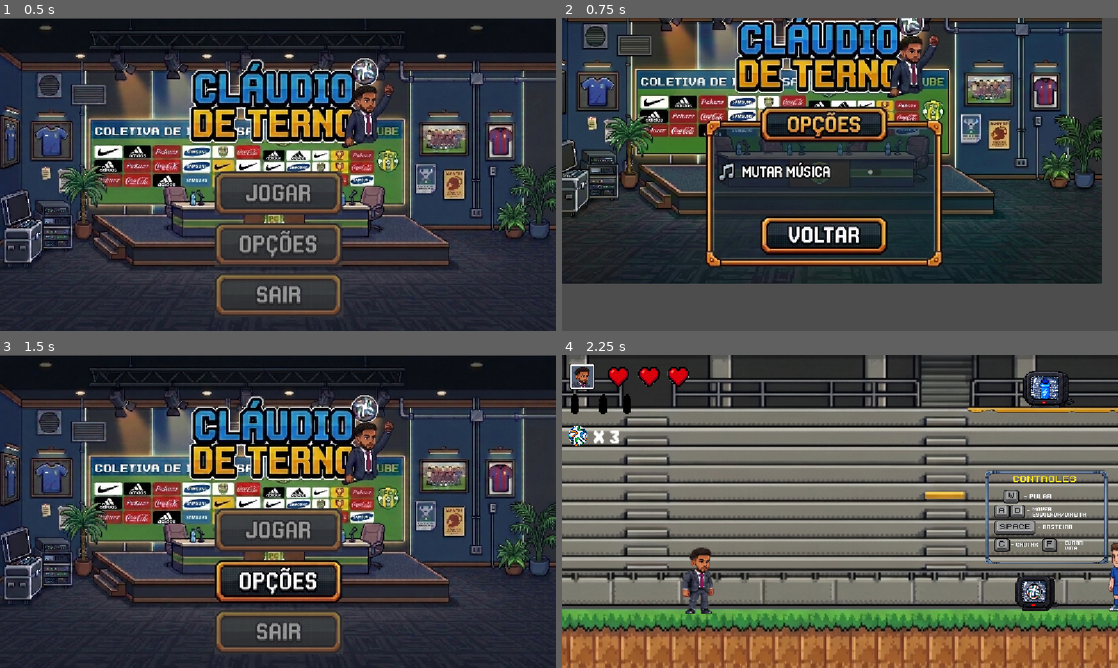
Above: before the commit, frames 1-4 (two rows, left to right).
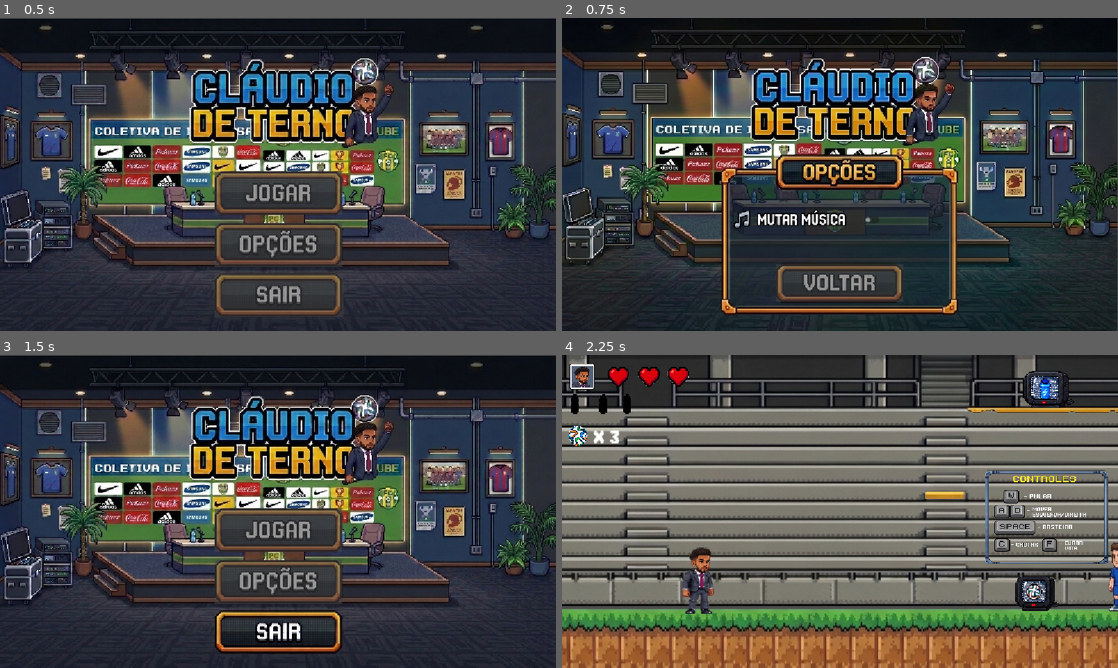
Above: after the commit, the same moments.

Repository: MicaelDosSantoss/AventurasDeUmJogador
Game: Godot game, scene res://Telas/Tela Principal/Tela_Principal.tscn
Two runs of this game, one before a commit and one after it. Both use one fixed random seed, a clock stepped at 60 frames per second and the inputs below.
Inputs (mouse positions are in pixels of both pictures, inside the frame that each line leads up to; where the layout moved, square brackets give the same spot in the first picture):
- Up to frame 1 (0.5 s): no input
- Up to frame 2 (0.75 s): click (840, 246) at 0.5 s
- Up to frame 3 (1.5 s): click (278, 621) [261, 570] at 1.25 s
- Up to frame 4 (2.25 s): click (840, 530) at 2 s

Frame 1 is identical in both runs. In frame 2, 77% of the frame differs, in the area x 0-100%, y 0-100%; in frame 3, 4.5%; in frame 4, nothing differs.

Commit message:
Adição de alguns sons no jogo.

Diff:
--- a/Aventura no Futebol/Telas/Game Over/Game_Over.tscn
+++ b/Aventura no Futebol/Telas/Game Over/Game_Over.tscn
@@ -2,6 +2,7 @@
 
 [ext_resource type="Script" uid="uid://6hwix4rq7u7p" path="res://Telas/Game Over/game_over.gd" id="1_j03h3"]
 [ext_resource type="Texture2D" uid="uid://bj5o74h8bw4rl" path="res://Telas/Game Over/Tela_GameOver.png" id="2_4m77x"]
+[ext_resource type="AudioStream" uid="uid://uc0f1jcky180" path="res://Sons/derrota.wav" id="3_4m77x"]
 
 [sub_resource type="StyleBoxFlat" id="StyleBoxFlat_j03h3"]
 bg_color = Color(0.26666668, 0.26666668, 0.26666668, 0.5568628)
@@ -47,5 +48,9 @@
 theme_override_styles/pressed = SubResource("StyleBoxFlat_ts7i7")
 theme_override_styles/hover = SubResource("StyleBoxFlat_w2h20")
 
+[node name="AudioStreamPlayer" type="AudioStreamPlayer" parent="." unique_id=1925013224]
+stream = ExtResource("3_4m77x")
+autoplay = true
+
 [connection signal="pressed" from="Button_TentarNovamente" to="." method="reiniciar"]
 [connection signal="pressed" from="Button_Desistir" to="." method="desistir"]
--- a/Aventura no Futebol/Telas/Opcoes/Opcoes.tscn
+++ b/Aventura no Futebol/Telas/Opcoes/Opcoes.tscn
@@ -2,6 +2,7 @@
 
 [ext_resource type="Script" uid="uid://bg5of3ae48xxk" path="res://Telas/Opcoes/opcoes.gd" id="1_oj8uf"]
 [ext_resource type="Texture2D" uid="uid://q2gkbdhts2bc" path="res://Telas/Opcoes/Opcoes.jpg" id="2_yqj1h"]
+[ext_resource type="AudioStream" uid="uid://d1hxn54rhunu8" path="res://Sons/Musica_Tela_Principal.wav" id="3_yqj1h"]
 
 [sub_resource type="StyleBoxFlat" id="StyleBoxFlat_vxoj1"]
 bg_color = Color(0.26666668, 0.26666668, 0.26666668, 0.5568628)
@@ -16,23 +17,28 @@
 script = ExtResource("1_oj8uf")
 
 [node name="Sprite2D" type="Sprite2D" parent="." unique_id=465953905]
-position = Vector2(543, 225.99998)
+position = Vector2(574.99994, 324.99997)
 scale = Vector2(0.8563988, 0.85714287)
 texture = ExtResource("2_yqj1h")
 
 [node name="CheckButton_Musica" type="CheckButton" parent="." unique_id=1191988324]
-offset_left = 625.0
-offset_top = 307.0
-offset_right = 669.0
-offset_bottom = 331.0
+offset_left = 620.0
+offset_top = 406.0
+offset_right = 664.0
+offset_bottom = 430.0
 
 [node name="Button_Opcao" type="Button" parent="." unique_id=1173325503]
-offset_left = 412.0
-offset_top = 410.0
-offset_right = 676.0
-offset_bottom = 490.0
+offset_left = 443.0
+offset_top = 509.0
+offset_right = 707.0
+offset_bottom = 589.0
 theme_override_styles/normal = SubResource("StyleBoxFlat_vxoj1")
 theme_override_styles/pressed = SubResource("StyleBoxFlat_fwknc")
 theme_override_styles/hover = SubResource("StyleBoxFlat_gkv6l")
 
+[node name="AudioStreamPlayer" type="AudioStreamPlayer" parent="." unique_id=2074952607]
+stream = ExtResource("3_yqj1h")
+volume_db = -17.0
+autoplay = true
+
 [connection signal="pressed" from="Button_Opcao" to="." method="voltar"]
--- a/Aventura no Futebol/Telas/Tela Principal/Tela_Principal.tscn
+++ b/Aventura no Futebol/Telas/Tela Principal/Tela_Principal.tscn
@@ -2,6 +2,7 @@
 
 [ext_resource type="Script" uid="uid://drltqsppv77hc" path="res://Telas/Tela Principal/tela_principal.gd" id="1_u6y3c"]
 [ext_resource type="Texture2D" uid="uid://cqjnowk2uv38a" path="res://Telas/Tela Principal/Tela_Inicial.jpg" id="2_yx3xg"]
+[ext_resource type="AudioStream" uid="uid://d1hxn54rhunu8" path="res://Sons/Musica_Tela_Principal.wav" id="3_yx3xg"]
 
 [sub_resource type="StyleBoxFlat" id="StyleBoxFlat_jeaqj"]
 bg_color = Color(0.26666668, 0.26666668, 0.26666668, 0.5568628)
@@ -65,6 +66,11 @@
 theme_override_styles/pressed = SubResource("StyleBoxFlat_b60nf")
 theme_override_styles/hover = SubResource("StyleBoxFlat_dqduo")
 
+[node name="AudioStreamPlayer" type="AudioStreamPlayer" parent="." unique_id=1542115918]
+stream = ExtResource("3_yx3xg")
+volume_db = -17.119
+autoplay = true
+
 [connection signal="pressed" from="Button_Jogar" to="." method="iniciar_jogo"]
 [connection signal="pressed" from="Button_Opcao" to="." method="Opcao"]
 [connection signal="pressed" from="Button_Sair" to="." method="sair_jogo"]
--- a/Aventura no Futebol/cena_fase.tscn
+++ b/Aventura no Futebol/cena_fase.tscn
@@ -12,6 +12,7 @@
 [ext_resource type="PackedScene" uid="uid://duws67sos7odu" path="res://Inimigos/Inimigo (Atacante)/inimigo_atacante.tscn" id="10_qfbne"]
 [ext_resource type="PackedScene" uid="uid://d0rhxtol5hrgm" path="res://Inimigos/Inimigo (Juiz)/inimigo_juiz.tscn" id="11_k3apr"]
 [ext_resource type="PackedScene" uid="uid://1fppq3q8tfm2" path="res://Inimigos/Inimigo (Goleiro)/Inimigo_Goleiro.tscn" id="12_a81b3"]
+[ext_resource type="AudioStream" uid="uid://b0i3fy00ws62p" path="res://Sons/Cenario_principal.wav" id="13_mi15o"]
 
 [sub_resource type="RectangleShape2D" id="RectangleShape2D_l42ct"]
 size = Vector2(156.5, 1388.75)
@@ -99,3 +100,8 @@
 
 [node name="InimigoGoleiro" parent="." unique_id=1521185127 instance=ExtResource("12_a81b3")]
 position = Vector2(1566, 285)
+
+[node name="AudioStreamPlayer" type="AudioStreamPlayer" parent="." unique_id=441779716]
+stream = ExtResource("13_mi15o")
+volume_db = 3.0
+autoplay = true
--- a/Aventura no Futebol/cena_jogador2.tscn
+++ b/Aventura no Futebol/cena_jogador2.tscn
@@ -2,6 +2,12 @@
 
 [ext_resource type="Script" uid="uid://cy0iixbud3gru" path="res://script_personagem.gd" id="1_ee3mg"]
 [ext_resource type="Texture2D" uid="uid://cwirlio2vt75x" path="res://Jogador Claudio.png" id="2_ee3mg"]
+[ext_resource type="AudioStream" uid="uid://b0ndukwm68bx1" path="res://Sons/Pular.wav" id="3_5y7f4"]
+[ext_resource type="AudioStream" uid="uid://c6guuvskb872p" path="res://Sons/Corrida_Grama.wav" id="4_cu5xa"]
+[ext_resource type="AudioStream" uid="uid://bcbc6qw1m3dah" path="res://Sons/Dano_no_personagem.wav" id="5_0crp6"]
+[ext_resource type="AudioStream" uid="uid://74g1n51lbudf" path="res://Sons/bola-de-futebol_editado.wav" id="6_bdqfo"]
+[ext_resource type="AudioStream" uid="uid://6gpnmthcydtb" path="res://Sons/Tomando_Agua.wav" id="7_cu5xa"]
+[ext_resource type="AudioStream" uid="uid://cmuaiaytrsuo1" path="res://Sons/destruir_Coletavel.mp3" id="8_o4m5a"]
 
 [sub_resource type="RectangleShape2D" id="RectangleShape2D_64uw6"]
 size = Vector2(43, 126.5)
@@ -219,4 +225,26 @@
 shape = SubResource("RectangleShape2D_5c1av")
 disabled = true
 
+[node name="AudioStreamPlayer_Pulando" type="AudioStreamPlayer" parent="Personagem" unique_id=1361605694]
+stream = ExtResource("3_5y7f4")
+volume_db = 3.0
+
+[node name="AudioStreamPlayer_Correndo" type="AudioStreamPlayer" parent="Personagem" unique_id=1567340384]
+stream = ExtResource("4_cu5xa")
+volume_db = 3.0
+
+[node name="AudioStreamPlayer_Recebendo_Dano" type="AudioStreamPlayer" parent="Personagem" unique_id=197748165]
+stream = ExtResource("5_0crp6")
+volume_db = 3.0
+
+[node name="AudioStreamPlayer_Bola_de_futebol" type="AudioStreamPlayer" parent="Personagem" unique_id=108560971]
+stream = ExtResource("6_bdqfo")
+volume_db = 3.0
+
+[node name="AudioStreamPlayer_Tomando_Agua" type="AudioStreamPlayer" parent="Personagem" unique_id=565088621]
+stream = ExtResource("7_cu5xa")
+
+[node name="AudioStreamPlayer_destruir_coletavel" type="AudioStreamPlayer" parent="Personagem" unique_id=1379541122]
+stream = ExtResource("8_o4m5a")
+
 [connection signal="body_entered" from="Personagem/Area2D" to="Personagem" method="eliminar_inimigo"]
--- a/Aventura no Futebol/script_personagem.gd
+++ b/Aventura no Futebol/script_personagem.gd
@@ -28,6 +28,7 @@
 	if (Input.is_action_just_pressed("pular") and is_on_floor()):
 
 		if(not animando):
+			$AudioStreamPlayer_Pulando.play()
 			velocity.y = -forca_pulo
 
 	if (is_on_floor()):
@@ -39,6 +40,8 @@
 				$AnimationPlayer.play("parado")
 			else:
 				$AnimationPlayer.play("correndo")
+				if (!$AudioStreamPlayer_Correndo.playing):
+					$AudioStreamPlayer_Correndo.play()
 		if (ScriptGlobal.qtd_municao > 0):
 			if (Input.is_action_pressed("chutar")):
 				$AnimationPlayer.play("chutando")
@@ -50,6 +53,7 @@
 
 		if (Input.is_action_pressed("curar_vida")):
 			if (ScriptGlobal.qtd_vidas < 3 && ScriptGlobal.qtd_garrafas > 0):
+				$AudioStreamPlayer_Tomando_Agua.play()
 				$AnimationPlayer.play("Curar_Vida")
 				animando = true
 
@@ -59,6 +63,7 @@
 	move_and_slide()
 
 func spawnar_bolar():
+	$AudioStreamPlayer_Bola_de_futebol.play()
 	var cena_bola = preload("res://cena_bola.tscn")
 	var obj_bola  = cena_bola.instantiate()
 	obj_bola.get_node("CharacterBody2D").direcao = direcao
@@ -77,12 +82,15 @@
 		ScriptGlobal.qtd_vidas += 1
 
 func eliminar_inimigo(body: Node2D) -> void:
+
+
 	if( body.name == 'Coletavel (Municao)'):
+		$AudioStreamPlayer_destruir_coletavel.play()
 		print("Pegou o Coletavel...")
 		ScriptGlobal.qtd_municao += 3
 
 	if( body.name == 'Coletavel (Garrafas)'):
-
+		$AudioStreamPlayer_destruir_coletavel.play()
 		if (ScriptGlobal.qtd_garrafas > 0 || ScriptGlobal.qtd_garrafas < 4):
 			print("Pegou o Coletavel...")
 			ScriptGlobal.qtd_garrafas += 1
@@ -91,4 +99,5 @@
 		body.queue_free()
 
 func receber_dano() -> void:
+	$AudioStreamPlayer_Recebendo_Dano.play()
 	ScriptGlobal.qtd_vidas -= 1
Not shown, added: Aventura no Futebol/Sons/Bola_de_futebol.wav.import
Not shown, added: Aventura no Futebol/Sons/Cenario_principal.wav.import
Not shown, added: Aventura no Futebol/Sons/Corrida_Grama.wav.import
Not shown, added: Aventura no Futebol/Sons/Dano_no_personagem.wav.import
Not shown, added: Aventura no Futebol/Sons/Musica_Tela_Principal.wav.import
Not shown, added: Aventura no Futebol/Sons/Pular.wav.import
Not shown, added: Aventura no Futebol/Sons/Tomando_Agua.wav.import
Not shown, added: Aventura no Futebol/Sons/Vitoria.mp3.import
Not shown, added: Aventura no Futebol/Sons/bola-de-futebol_editado.wav.import
Not shown, added: Aventura no Futebol/Sons/derrota.wav.import
Not shown, added: Aventura no Futebol/Sons/destruir_Coletavel.mp3.import
Not shown, added: Aventura no Futebol/Sons/Bola_de_futebol.wav
(and 10 more such lines)
